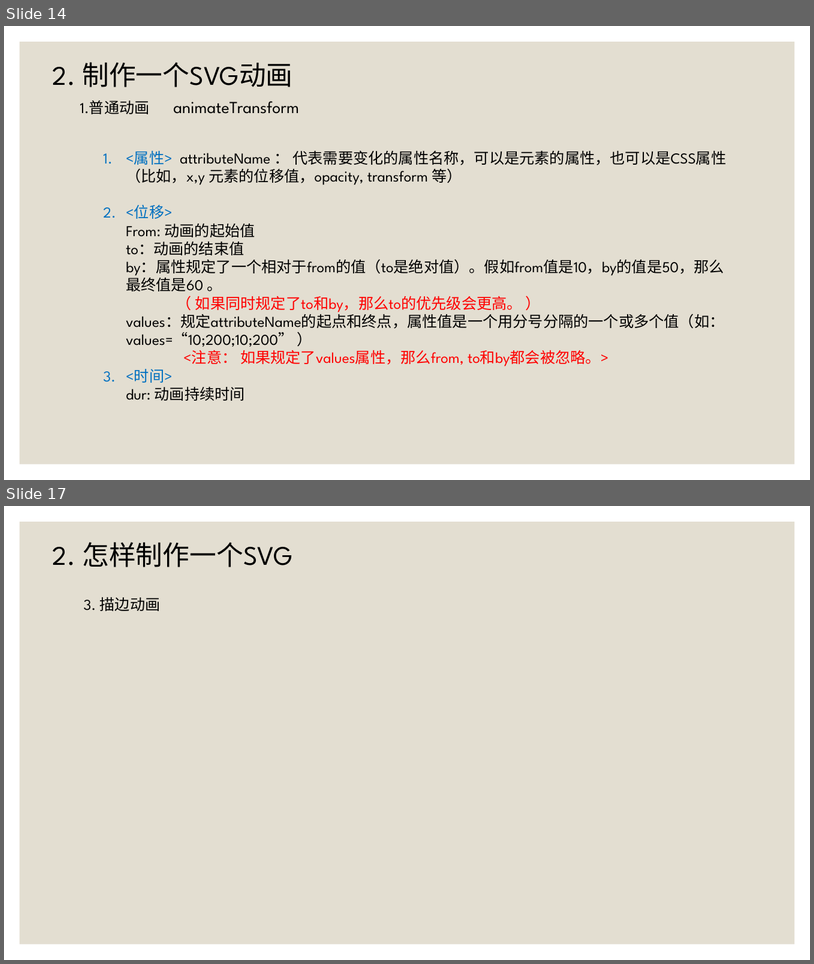
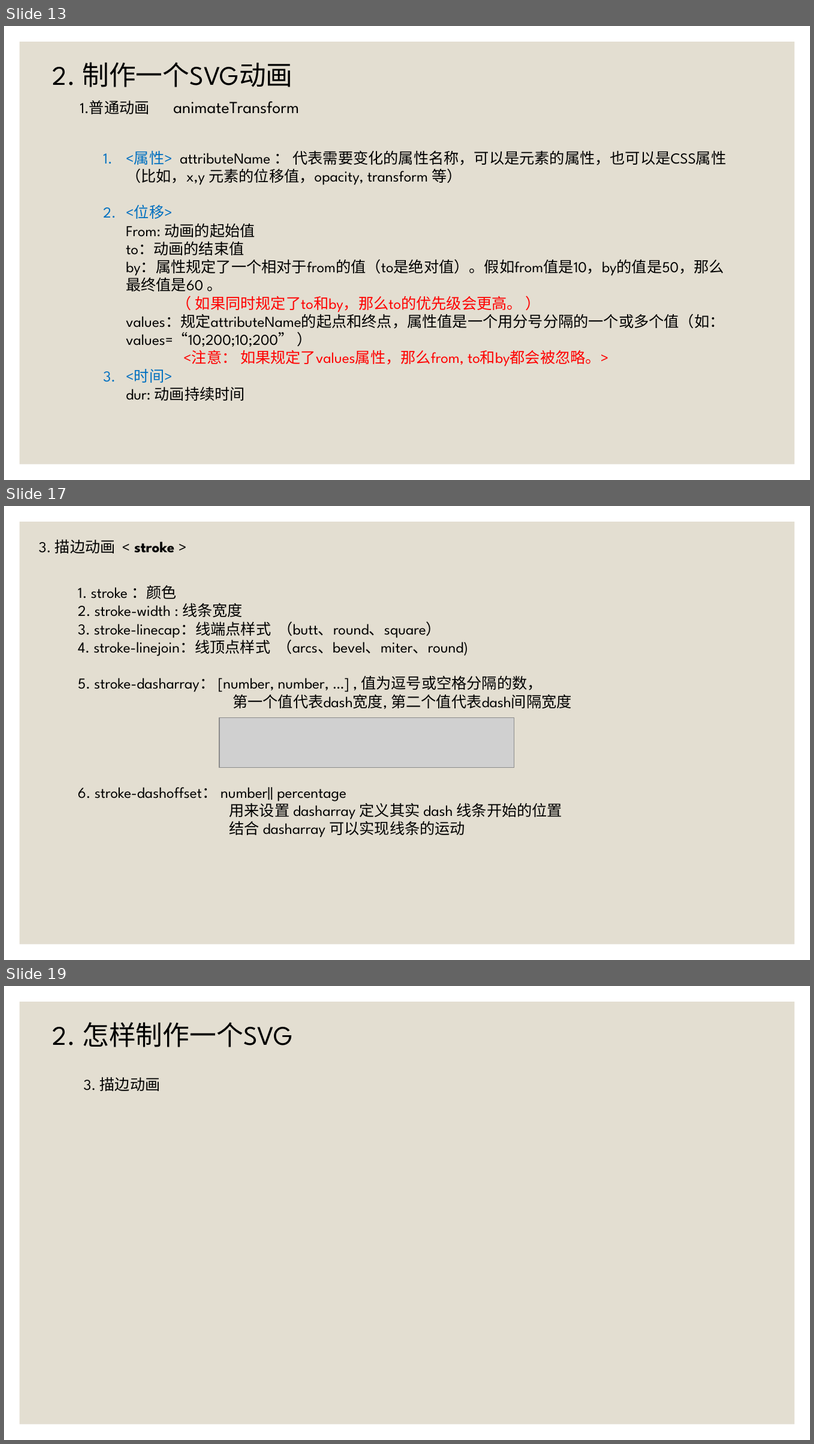
Before and after one commit to SouthLink/svg-demo, a slide deck: SVG动画 [自动保存] [自动保存].pptx. Shown one above the other, each under a label of ours: slides 14 and 17 before the commit, slides 13, 17 and 19 after it; the slides between them are not shown. The pictures are 814x964 and 814x1444 pixels, drawn with LibreOffice and Linux fonts; fonts in the diff are those of the drawing; grey boxes stand for pictures. Boxes give left, top, right and bottom in pixels: in the first picture for what was removed or moved away, otherwise in the second. Text is boxed around its words. In the diff, an @@ line names an element or a change of style, - is before the commit and + after.

Commit message:
增加svg动画相关

```diff
--- a/SVG动画 [自动保存] [自动保存].pptx
+++ b/SVG动画 [自动保存] [自动保存].pptx
@@ slide 17 added at bbox=[4, 506, 810, 960], background #FFFFFF; not listed: 1 template element that a slide beside it also shows @@
@@ text added at bbox=[39, 540, 174, 553], 18 pt, text #000000 @@
+3. 描边动画 < stroke >
@@ text added at bbox=[78, 585, 572, 837], 18 pt, text #000000 @@
+1. stroke ：颜色
+2. stroke-width : 线条宽度
+3. stroke-linecap：线端点样式 （butt、round、square）
+4. stroke-linejoin：线顶点样式 （arcs、bevel、miter、round)
+5. stroke-dasharray： [number, number, …] , 值为逗号或空格分隔的数，
+第一个值代表dash宽度, 第二个值代表dash间隔宽度
+6. stroke-dashoffset： number|| percentage
+用来设置 dasharray 定义其实 dash 线条开始的位置
+结合 dasharray 可以实现线条的运动
@@ picture added at bbox=[219, 718, 515, 768] @@
@@ what was slide 14 is now slide 13 @@
@@ what was slide 17 is now slide 19 @@
```
Also in this commit, not shown: 3 slides changed, 2 other slides added, 2 slides removed, 14 other files.
